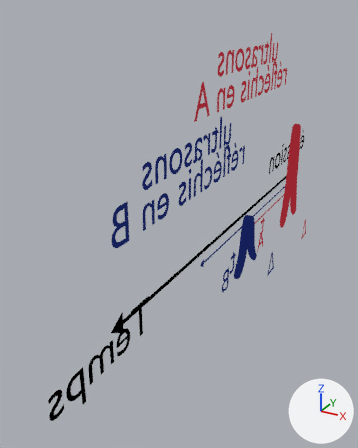
Two versions of the Blender file images/acoustique/reception_ultrason.blend, one commit apart.
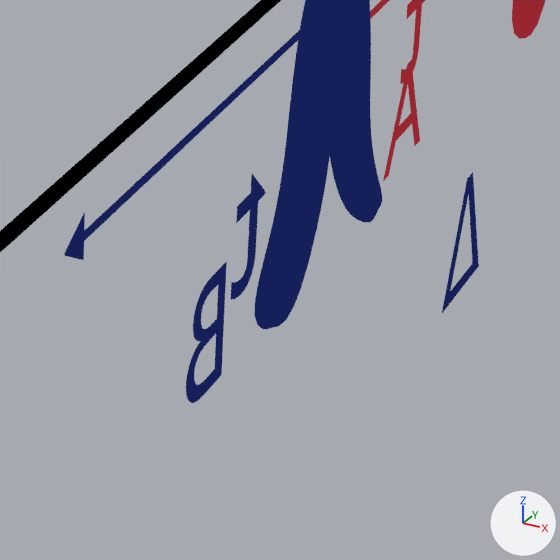
Each version is shown whole from a camera (50 mm lens) standing at (1.069, -6.175, 2.851) and looking at (-0.614, -3.114, 1.321), then close up on the part from 53% to 81% of the width and 49% to 72% of the height. The lights are fixed; the arrows at lower right show +X, +Y and +Z. Text is drawn in Blender's own font.

The scene before the commit, as lines of its bpy script (objects in view):
```python
me_circle_009 = bpy.data.meshes.new('Circle.009')
me_circle_009.from_pydata(...)  # 30 vertices, 14 faces; spans x -0.743..-0.205, y -0.122..0.182, z 0.0..0.045
me_circle_009.materials.append(mat_point_b)  # dark blue #15205a
txt_text_002 = bpy.data.curves.new('Text.002', 'FONT')
txt_text_002.body = 't'
txt_text_002.materials.append(mat_point_b)  # dark blue #15205a
txt_text_003 = bpy.data.curves.new('Text.003', 'FONT')
txt_text_003.body = 'B'
txt_text_003.materials.append(mat_point_b)  # dark blue #15205a
txt_text_005 = bpy.data.curves.new('Text.005', 'FONT')
txt_text_005.body = 'Δ'
txt_text_005.materials.append(mat_point_b)  # dark blue #15205a
ob_circle_001 = bpy.data.objects.new('Circle.001', me_circle_009)
ob_circle_001.location = (0.0, -3.357, 1.048)
ob_circle_001.rotation_euler = (0.0, 1.571, 0.0)  # degrees (0, 90, 0)
ob_circle_001.scale = (0.71, 1.0, 1.0)
ob_circle_001.visible_shadow = False
_m = ob_circle_001.modifiers.new('Subdivision', 'SUBSURF')
_m.levels = 2
_m = ob_circle_001.modifiers.new('Solidify', 'SOLIDIFY')
_m.thickness = 0.03
ob_text_001 = bpy.data.objects.new('Text.001', txt_text_005)
ob_text_001.location = (0.0, -2.581, 0.845)
ob_text_001.rotation_euler = (1.571, 0.0, 4.712)  # degrees (90, 0, 270)
ob_text_001.scale = (0.257, 0.257, 0.257)
ob_texte_luciole_002 = bpy.data.objects.new('Texte luciole.002', txt_text_002)
ob_texte_luciole_002.location = (-0.279, -2.753, 0.845)
ob_texte_luciole_002.rotation_euler = (1.571, 0.0, -1.571)  # degrees (90, 0, -90)
ob_texte_luciole_002.scale = (0.346, 0.346, 0.346)
ob_texte_luciole_003 = bpy.data.objects.new('Texte luciole.003', txt_text_003)
ob_texte_luciole_003.location = (-0.279, -2.869, 0.737)
ob_texte_luciole_003.rotation_euler = (1.571, 0.0, -1.571)  # degrees (90, 0, -90)
ob_texte_luciole_003.scale = (0.277, 0.277, 0.277)
# also in view: 'Fleche.001' at (-0.352, -2.682, 1.202); 'Fleche.004' at (-0.352, -2.192, 1.098); 'Circle' at (0.022, -2.384, 1.609); 'Texte luciole.004' at (-0.342, -1.954, 0.755)
```
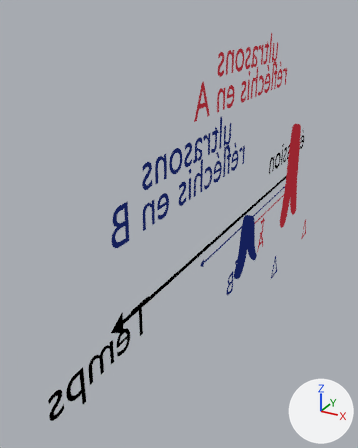
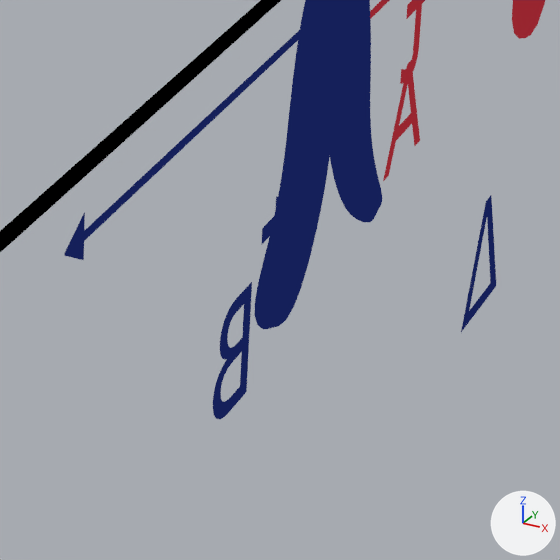
Where the change shows, as pixel boxes (x1, y1, x2, y2) in the close-ups (560 x 560 px):
'Texte luciole.003', moved: before (186, 261, 227, 403); after (213, 282, 252, 419)
'Texte luciole.002', moved: before (231, 174, 265, 300); after (261, 196, 278, 245)
'Text.001', deleted (blue): before (442, 172, 479, 313)
'Delta B', added (blue): after (461, 196, 496, 332)

The change, as a diff of the scene's bpy script:
```diff
--- a/images/acoustique/reception_ultrason.blend.py
+++ b/images/acoustique/reception_ultrason.blend.py
@@ ob_text_001 @@
-ob_text_001 = bpy.data.objects.new('Text.001', txt_text_005)
-ob_text_001.location = (0.0, -2.581, 0.845)
-ob_text_001.rotation_euler = (1.571, 0.0, 4.712)  # degrees (90, 0, 270)
-ob_text_001.scale = (0.257, 0.257, 0.257)
@@ ob_texte_luciole_002 @@
 ob_texte_luciole_002 = bpy.data.objects.new('Texte luciole.002', txt_text_002)
+ob_texte_luciole_002.parent = ob_delta_b
+ob_texte_luciole_002.matrix_parent_inverse = Matrix(((0.0, -3.886, 0.0, -10.03), (0.0, 0.0, 3.886, -3.285), (-3.886, 0.0, 0.0, 0.0), (0.0, 0.0, 0.0, 1.0)))
 ob_texte_luciole_002.location = (-0.279, -2.753, 0.845)
@@ ob_texte_luciole_003 @@
 ob_texte_luciole_003 = bpy.data.objects.new('Texte luciole.003', txt_text_003)
+ob_texte_luciole_003.parent = ob_texte_luciole_002
+ob_texte_luciole_003.matrix_parent_inverse = Matrix(((0.0, -2.892, 0.0, -7.96), (0.0, 0.0, 2.892, -2.443), (-2.892, 0.0, 0.0, -0.806), (0.0, 0.0, 0.0, 1.0)))
 ob_texte_luciole_003.location = (-0.279, -2.869, 0.737)
@@ ob_delta_b @@
+ob_delta_b = bpy.data.objects.new('Delta B', txt_text_005)
+ob_delta_b.location = (0.0, -2.479, 0.763)
+ob_delta_b.rotation_euler = (1.571, 0.0, 4.712)  # degrees (90, 0, 270)
+ob_delta_b.scale = (0.257, 0.257, 0.257)
```
